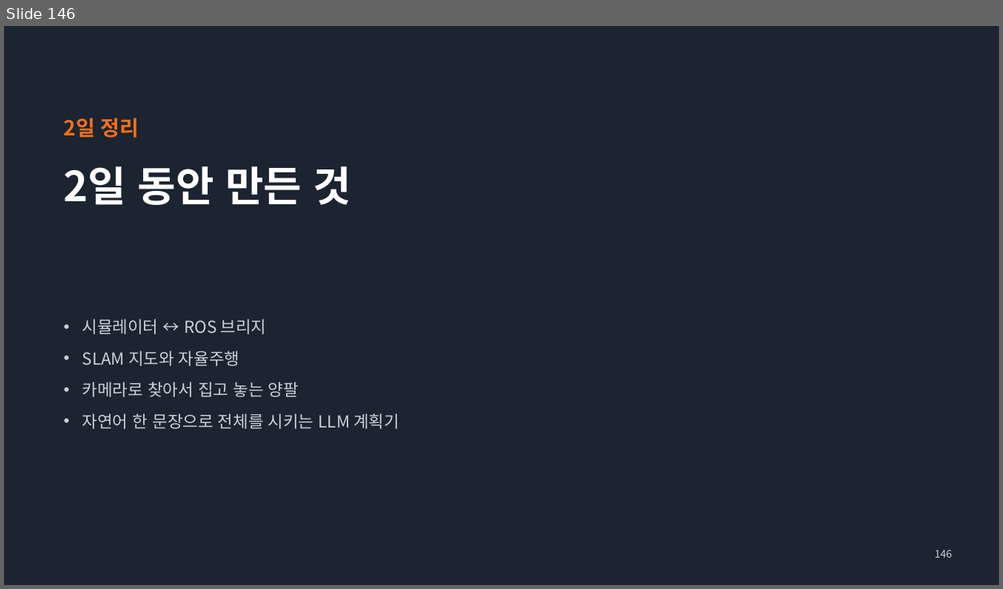
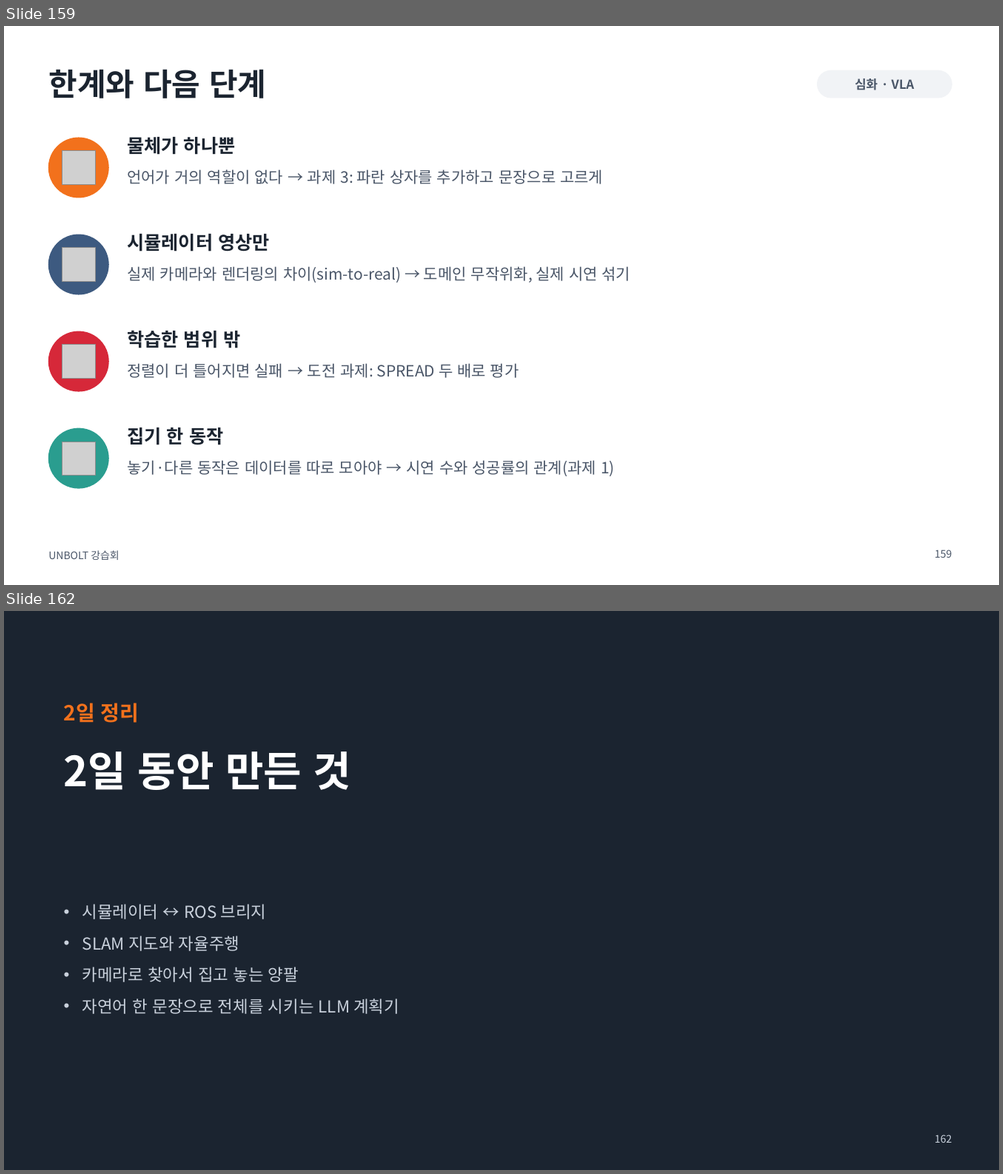
Before and after one commit to sejiny3/AIRLAB, a slide deck: workshop/slides/UNBOLT_workshop.pptx. Shown one above the other, each under a label of ours: slide 146 before the commit, slides 159 and 162 after it; the slides between them are not shown. The pictures are 1003x589 and 1003x1174 pixels, drawn with LibreOffice and Linux fonts; fonts in the diff are those of the drawing; grey boxes stand for pictures. Boxes give left, top, right and bottom in pixels: in the first picture for what was removed or moved away, otherwise in the second. Text is boxed around its words. In the diff, an @@ line names an element or a change of style, - is before the commit and + after.

```diff
--- a/workshop/slides/UNBOLT_workshop.pptx
+++ b/workshop/slides/UNBOLT_workshop.pptx
@@ slide 159 added at (4, 26, 999, 585), background #FFFFFF @@
@@ title added at (48, 69, 266, 99), 30 pt, text #1B2430, bold @@
+한계와 다음 단계
@@ rounded rectangle added at (817, 70, 951, 98), fill #F1F3F6, outline #F1F3F6 1 pt @@
@@ text added at (854, 79, 914, 90), 12 pt, text #4A5668, bold @@
+심화 · VLA
@@ ellipse added at (48, 138, 108, 198), fill #F2711C, outline #F2711C 1 pt @@
@@ picture added at (62, 151, 96, 185) @@
@@ text added at (127, 137, 236, 155), 18 pt, text #1B2430, bold @@
+물체가 하나뿐
@@ text added at (127, 170, 603, 184), 15 pt, text #4A5668 @@
+언어가 거의 역할이 없다 → 과제 3: 파란 상자를 추가하고 문장으로 고르게
@@ ellipse added at (48, 235, 108, 295), fill #3D5A80, outline #3D5A80 1 pt @@
@@ text added at (127, 234, 270, 252), 18 pt, text #1B2430, bold @@
+시뮬레이터 영상만
@@ picture added at (62, 248, 96, 282) @@
@@ text added at (127, 266, 631, 283), 15 pt, text #4A5668 @@
+실제 카메라와 렌더링의 차이(sim-to-real) → 도메인 무작위화, 실제 시연 섞기
@@ ellipse added at (48, 332, 108, 392), fill #D62839, outline #D62839 1 pt @@
@@ text added at (127, 330, 240, 349), 18 pt, text #1B2430, bold @@
+학습한 범위 밖
@@ picture added at (62, 346, 96, 379) @@
@@ text added at (127, 363, 519, 378), 15 pt, text #4A5668 @@
+정렬이 더 틀어지면 실패 → 도전 과제: SPREAD 두 배로 평가
@@ ellipse added at (48, 429, 108, 488), fill #2A9D8F, outline #2A9D8F 1 pt @@
@@ picture added at (62, 443, 96, 476) @@
@@ text added at (127, 428, 223, 446), 18 pt, text #1B2430, bold @@
+집기 한 동작
@@ text added at (127, 460, 614, 477), 15 pt, text #4A5668 @@
+놓기·다른 동작은 데이터를 따로 모아야 → 시연 수와 성공률의 관계(과제 1)
@@ text added at (48, 551, 119, 560), 10 pt, text #4A5668 @@
+UNBOLT 강습회
@@ page number added at (934, 550, 951, 558), 10 pt, text #4A5668 @@
+159
@@ what was slide 146 is now slide 162 @@
@@ page number at (934, 1135, 951, 1143): text changed @@
-146
+162
```
Also in this commit, not shown: 15 other slides added, 34 other files.
